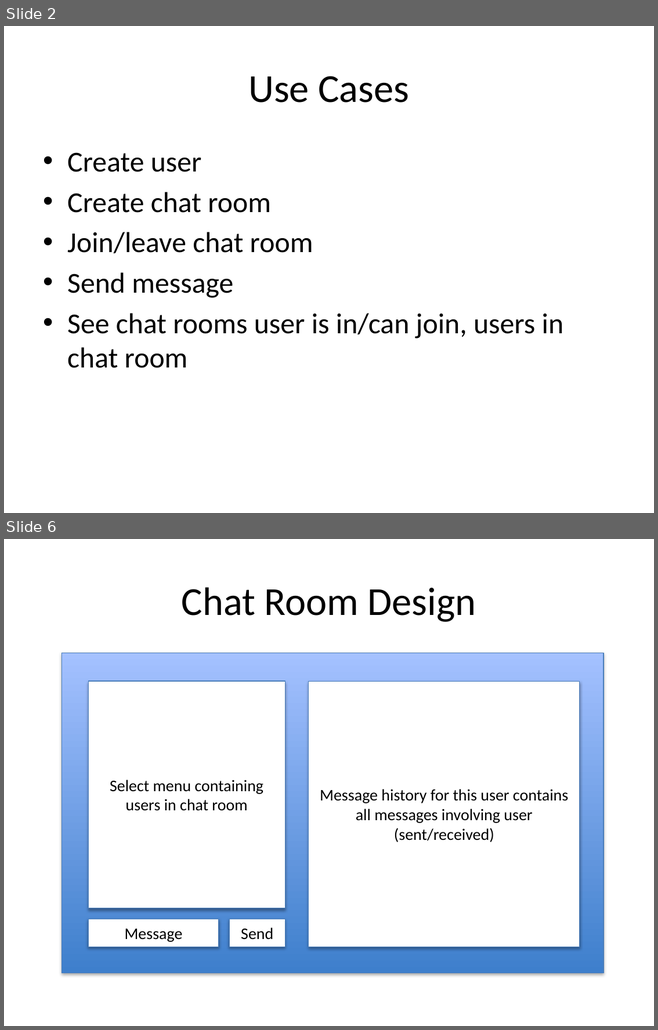
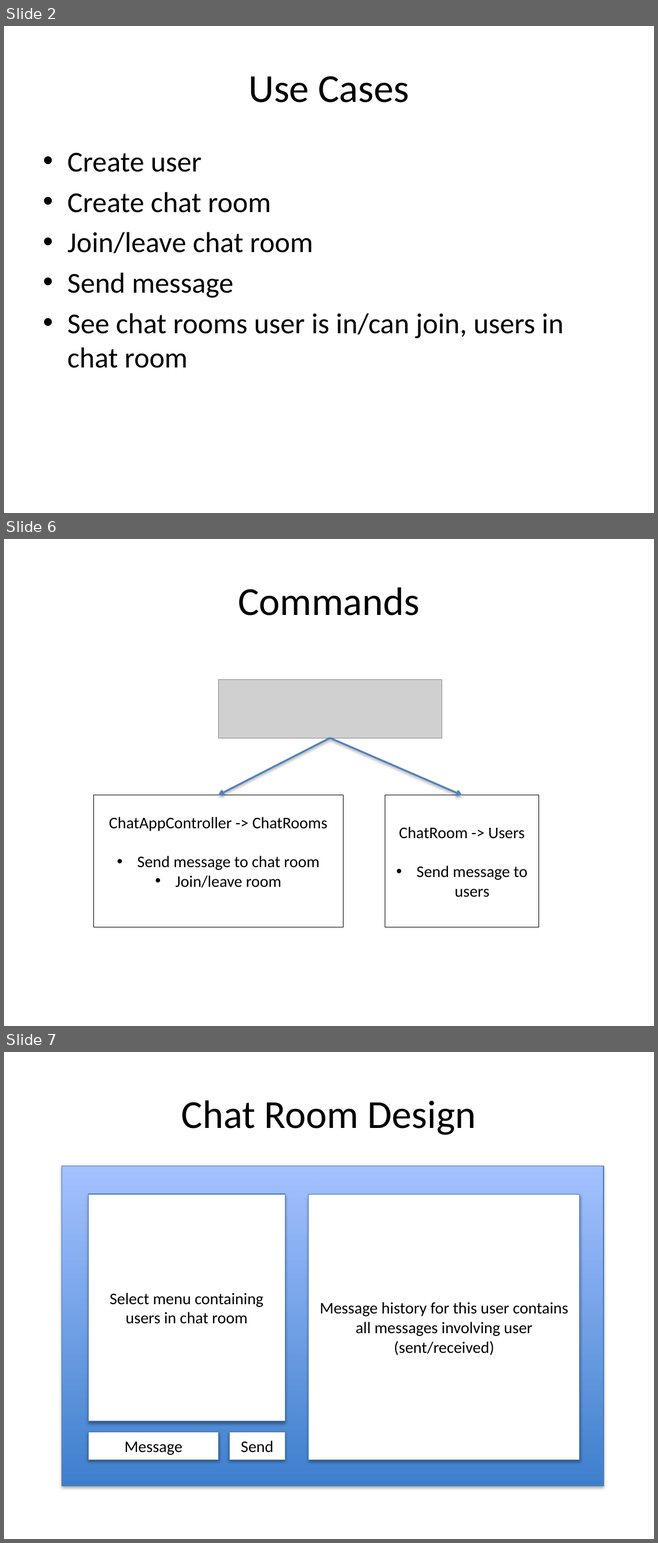
Before and after one commit to 11manu96/chat-app, a slide deck: src/main/resources/chat_app_presentation.pptx. Shown one above the other, each under a label of ours: slides 2 and 6 before the commit, slides 2, 6 and 7 after it; the slides between them are not shown. The pictures are 658x1030 and 658x1543 pixels, drawn with LibreOffice and Linux fonts; fonts in the diff are those of the drawing; grey boxes stand for pictures. Boxes give left, top, right and bottom in pixels: in the first picture for what was removed or moved away, otherwise in the second. Text is boxed around its words. In the diff, an @@ line names an element or a change of style, - is before the commit and + after.

```diff
--- a/src/main/resources/chat_app_presentation.pptx
+++ b/src/main/resources/chat_app_presentation.pptx
@@ slide 6 added at (x1=4, y1=539, x2=654, y2=1026), background #FFFFFF @@
@@ title added at (x1=238, y1=587, x2=419, y2=616), 44 pt, text #000000 @@
+Commands
@@ picture added at (x1=219, y1=679, x2=442, y2=738) @@
@@ arrow added from (330, 738) to (219, 795), #4F81BD 2 pt @@
@@ arrow added from (330, 738) to (462, 795), #4F81BD 2 pt @@
@@ rectangle added at (x1=94, y1=795, x2=343, y2=927), fill #FFFFFF, outline #000000 0.75 pt, 18 pt, text #000000 @@
+ChatAppController -> ChatRooms
+• Send message to chat room
+• Join/leave room
@@ rectangle added at (x1=384, y1=795, x2=538, y2=927), fill #FFFFFF, outline #000000 0.75 pt, 18 pt, text #000000 @@
+ChatRoom -> Users
+• Send message to users
@@ what was slide 6 is now slide 7 @@
```
Also in this commit, not shown: 1 slide changed, 3 other slides added, 5 slides removed, 1 other file.
